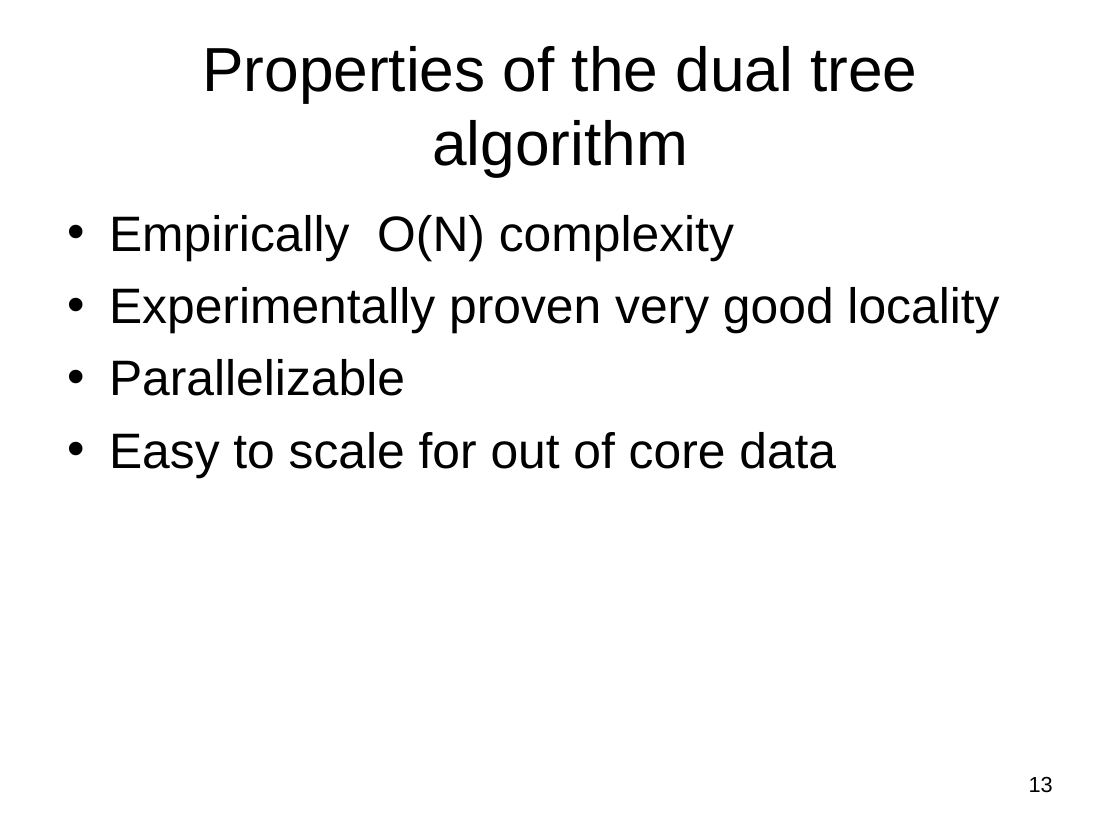
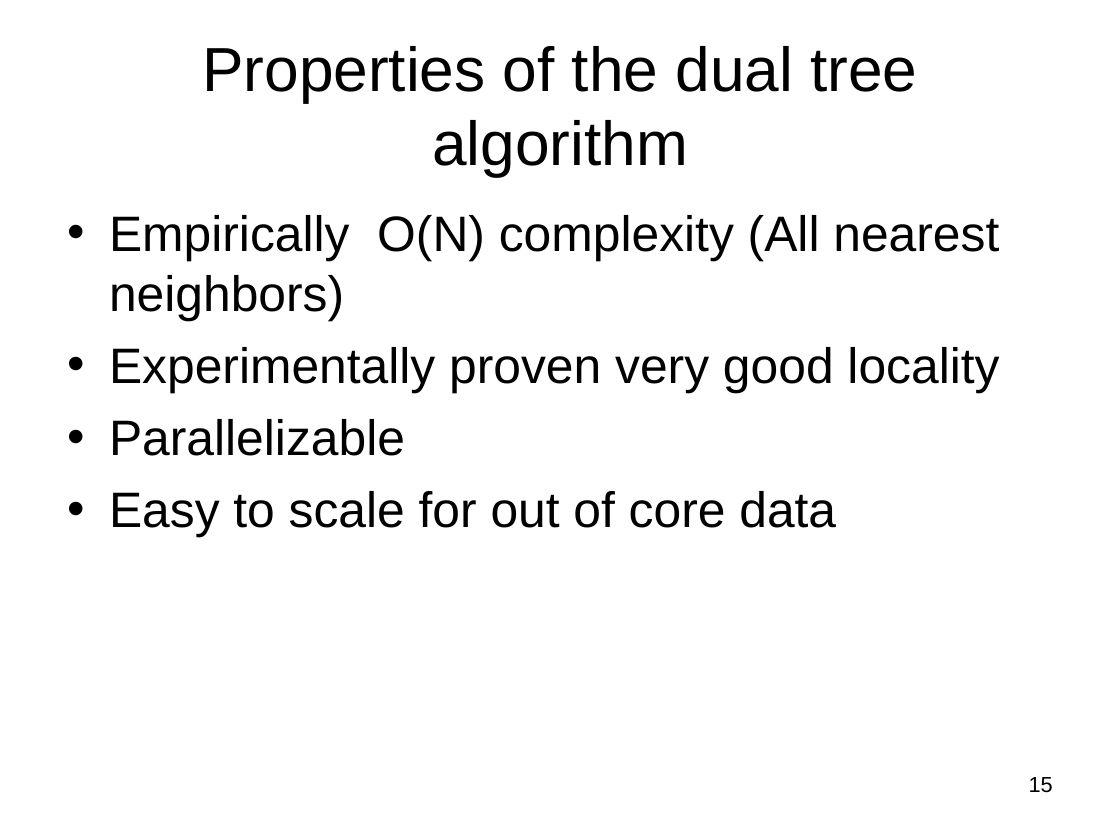
Before and after one commit to subailong/mlpack, a slide deck: slide 15 of fastlib/u/nvasil/docs/proposal/proposal.ppt (slide 13 before the commit). Drawn at 1120x840 pixels with LibreOffice and Linux fonts; fonts in the diff are those of the drawing. Boxes give left, top, right and bottom in pixels: in the first picture for what was removed or moved away, otherwise in the second. Text is boxed around its words. In the diff, an @@ line names an element or a change of style, - is before the commit and + after.

```diff
--- a/fastlib/u/nvasil/docs/proposal/proposal.ppt
+++ b/fastlib/u/nvasil/docs/proposal/proposal.ppt
@@ text at bbox=[109, 215, 999, 321]: text changed @@
-• Empirically O(N) complexity
+• Empirically O(N) complexity (All nearest neighbors)
@@ page number at bbox=[1029, 777, 1053, 793]: text changed @@
-13
+15
```
Also in this commit, not shown: 16 other slides changed, 5 slides added, 1 slide removed, 4 other files.
